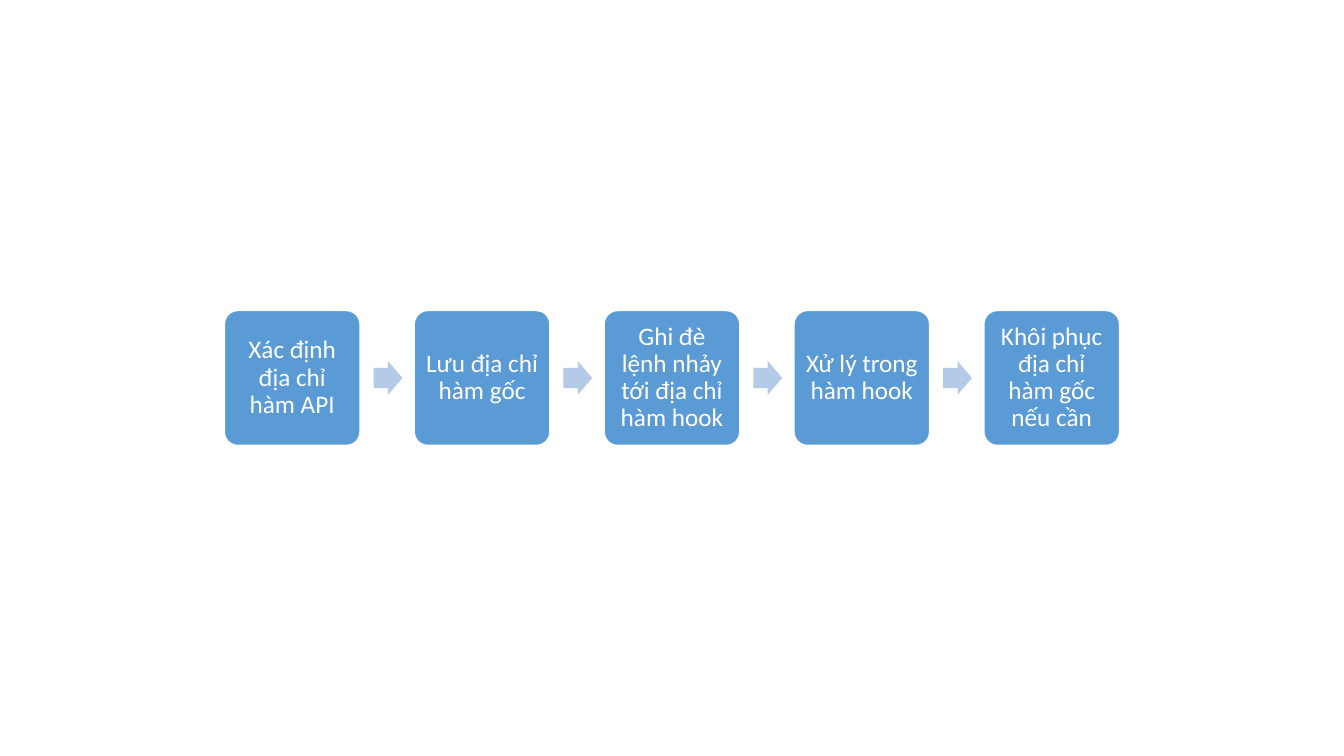
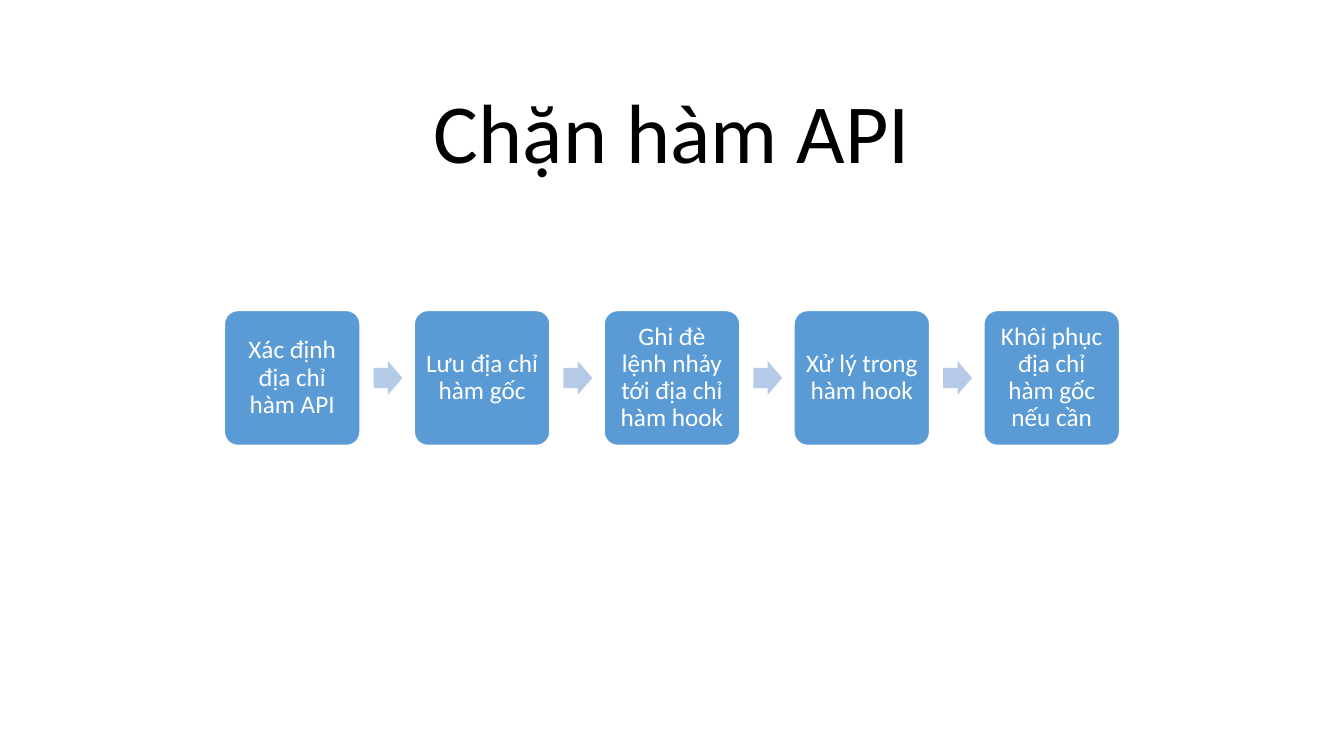
Before and after one commit to dotrungduchd/LUANVAN, a slide deck: slide 1 of Document/SODO.pptx. Drawn at 1344x756 pixels with LibreOffice and Linux fonts; fonts in the diff are those of the drawing. Boxes give left, top, right and bottom in pixels: in the first picture for what was removed or moved away, otherwise in the second. Text is boxed around its words. In the diff, an @@ line names an element or a change of style, - is before the commit and + after.

```diff
--- a/Document/SODO.pptx
+++ b/Document/SODO.pptx
@@ text added at [434,104,910,178], 60 pt, text #000000 @@
+Chặn hàm API
```
Also in this commit, not shown: 6 other slides changed, 1 slide added, 2 other files.
